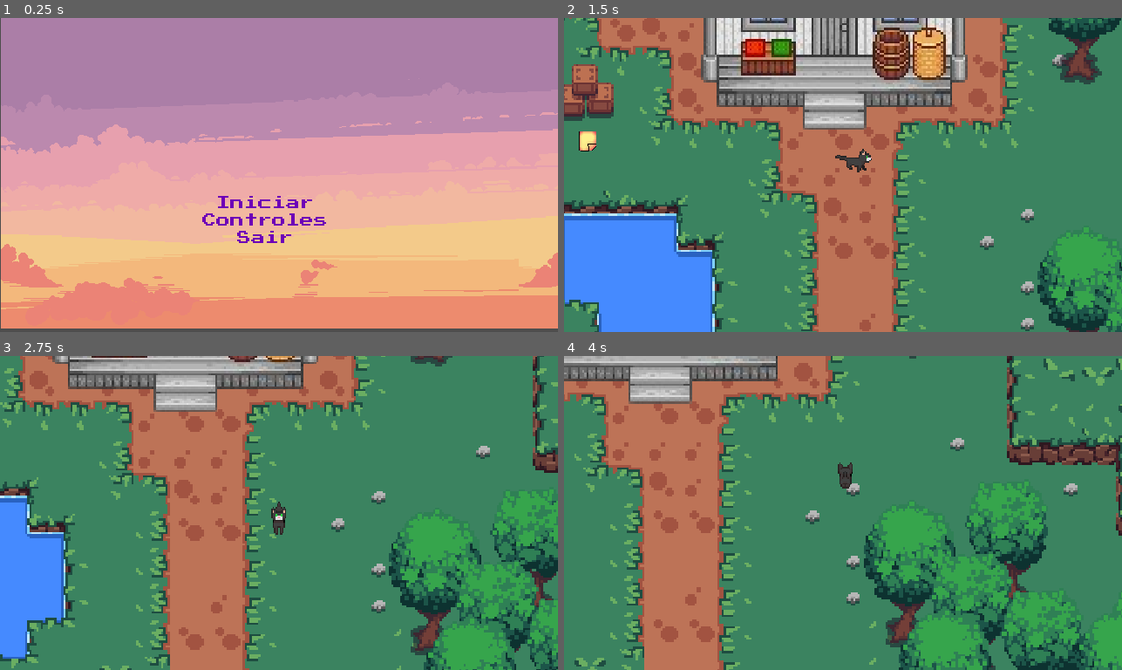
Above: before the commit, frames 1-4 (two rows, left to right).
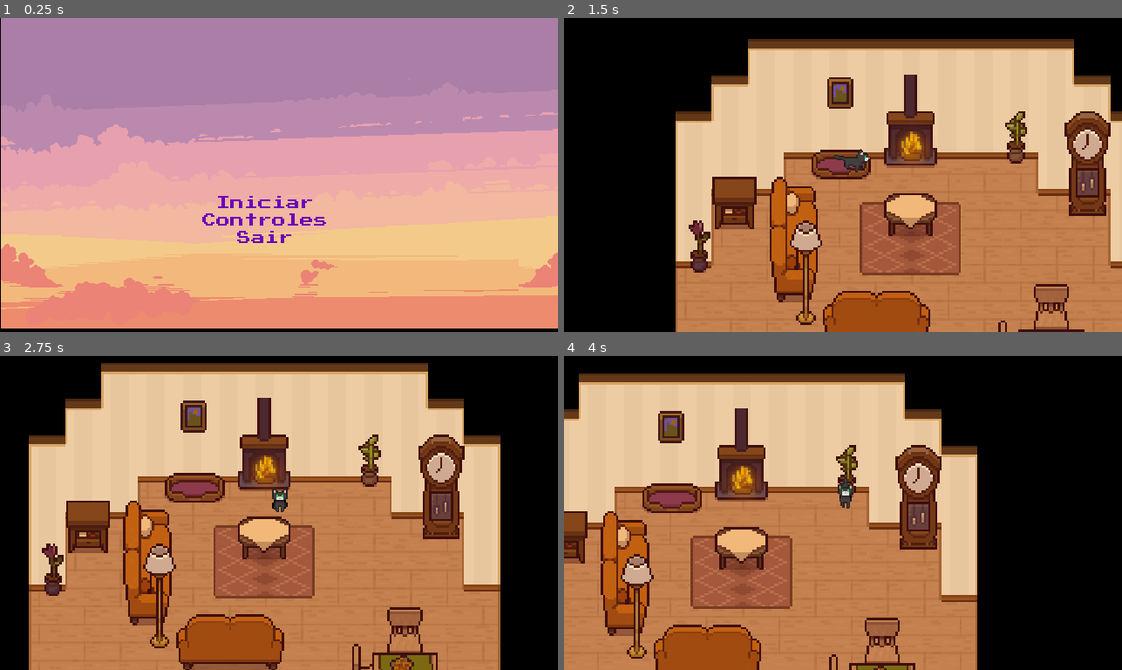
Above: after the commit, the same moments.

Repository: ana-xavier/MemoriasDeNoveVidas
Game: Godot game, scene res://mainmenu/main_menu.tscn
The game is run twice, just before and just after one commit, with the same random seed, the same clock (stepped at 60 frames per second) and the same inputs.
Inputs:
- Up to frame 1 (0.25 s): no input
- Up to frame 2 (1.5 s): click "Iniciar" at 0.5 s; hold D (move_right) from 1.28 s (still down); hold Q (get) from 1.28 s (still down)
- Up to frame 3 (2.75 s): release D (move_right) at 2.03 s; release Q (get) at 2.03 s; hold S (move_down) from 2.03 s (still down); tap Space (advance_dialog) at 2.1 s; tap Q (get) at 2.3 s
- Up to frame 4 (4 s): release S (move_down) at 2.78 s; hold D (move_right) 2.78-3.53 s; hold Q (get) 2.78-3.53 s; hold W (move_up) from 3.53 s (still down); tap E (interact) at 3.6 s; tap Q (get) at 3.8 s

The runs differ from the first frame. In frame 1, 1.3% of the frame differs, in the area x 0-100%, y 0-100%; in frame 2, 96%; in frame 3, 96%; in frame 4, 96%.

Commit message:
changing background

Diff:
--- a/levels/scenes/house.tscn
+++ b/levels/scenes/house.tscn
@@ -34,7 +34,7 @@
 y_sort_enabled = true
 
 [node name="MainCharacter" parent="YSort" instance=ExtResource("5_hm66u")]
-position = Vector2(-5, 35)
+position = Vector2(-24, -74)
 
 [node name="ObjectsTerrain" parent="YSort" instance=ExtResource("6_8d784")]
 position = Vector2(0, -4)
--- a/mainmenu/MainMenu.gd
+++ b/mainmenu/MainMenu.gd
@@ -1,7 +1,7 @@
 extends Control
 
 func _on_start_pressed() -> void:
-	get_tree().change_scene_to_file("res://levels/scenes/level_1.tscn")
+	get_tree().change_scene_to_file("res://levels/scenes/house.tscn")
 
 	Transition.transition_menu()
 
--- a/project.godot
+++ b/project.godot
@@ -84,4 +84,5 @@
 [rendering]
 
 textures/canvas_textures/default_texture_filter=0
+environment/defaults/default_clear_color=Color(0, 0, 0, 1)
 environment/defaults/default_environment="res://default_env.tres"
